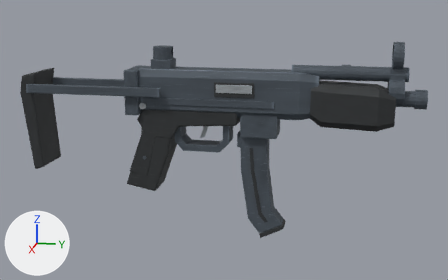
One commit to the glTF model tools/cs16/refined/mp5.glb: the scene before it, then after it.
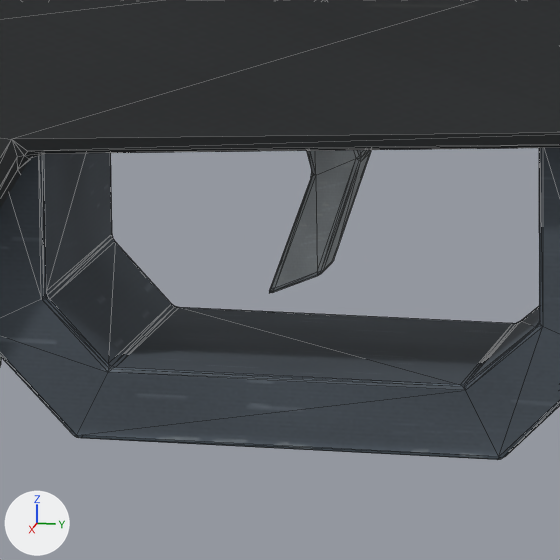
Each version is shown whole from a camera (50 mm lens) standing at (1.492, 0.449, 0.339) and looking at (-0.011, 0.149, -0.037), then close up on the part from 39% to 50% of the width and 41% to 58% of the height. The axes (+X, +Y, +Z) are drawn at lower left. The lights are the same throughout. The last two pictures show the newer version. The close-ups show mesh edges as thin lines. Vertices at exactly the same position are counted once.

The first close-up shows 'mp5_Body'.
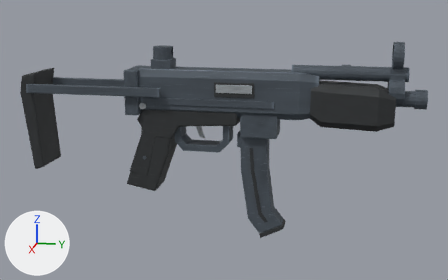
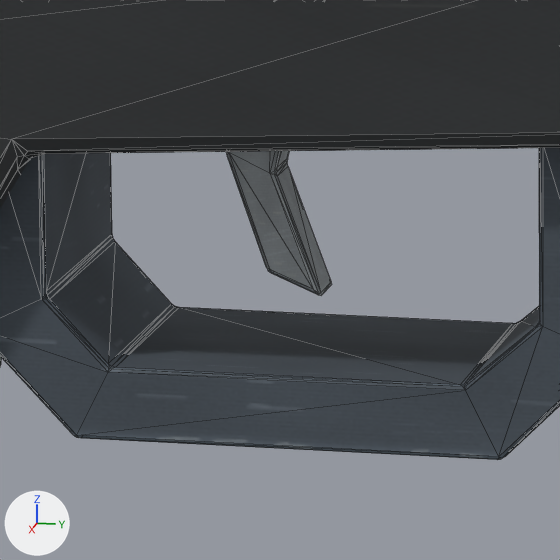
Diff of the bpy script that builds the scene:
```diff
--- a/tools/cs16/refined/mp5.glb.py
+++ b/tools/cs16/refined/mp5.glb.py
@@ me_contoured_pistol_grip_013 @@
 me_contoured_pistol_grip_013.from_pydata(...)  # 1849 vertices, 3594 faces; spans x -0.067..0.067, y -0.37..0.631, z -0.169..0.217
 # used by ob_mp5_body; location = (0.0, 0.0, 0.0)
+# me_contoured_pistol_grip_013 part 1: 84 of 1849 vertices moved; they spanned x -0.006..0.006, y 0.089..0.11, z -0.032..0.032 and now span x -0.006..0.006, y 0.08..0.101, z -0.032..0.032; mean shift (0.0, -0.006, 0.0); largest move (-0.005, 0.11, 0.0) -> (-0.005, 0.08, 0.0)
+# me_contoured_pistol_grip_013 part 2: 58 kept faces spanning x -0.006..0.006, y 0.08..0.101, z -0.032..0.032 get new texture (UV) coordinates
 me_contoured_pistol_grip_013.materials.append(mat_cs16_stippled_polymer_002)
```

Where the change shows, as pixel boxes [x1, y1, x2, y2] in the close-ups (560 x 560 px; the box of a moved part takes in the faces that stretch with it):
part 1 of me_contoured_pistol_grip_013, moved or reshaped: before [269, 150, 371, 293]; after [227, 151, 331, 295]
part 2 of me_contoured_pistol_grip_013, surface changed: before [270, 150, 361, 293]; after [226, 152, 319, 295]
